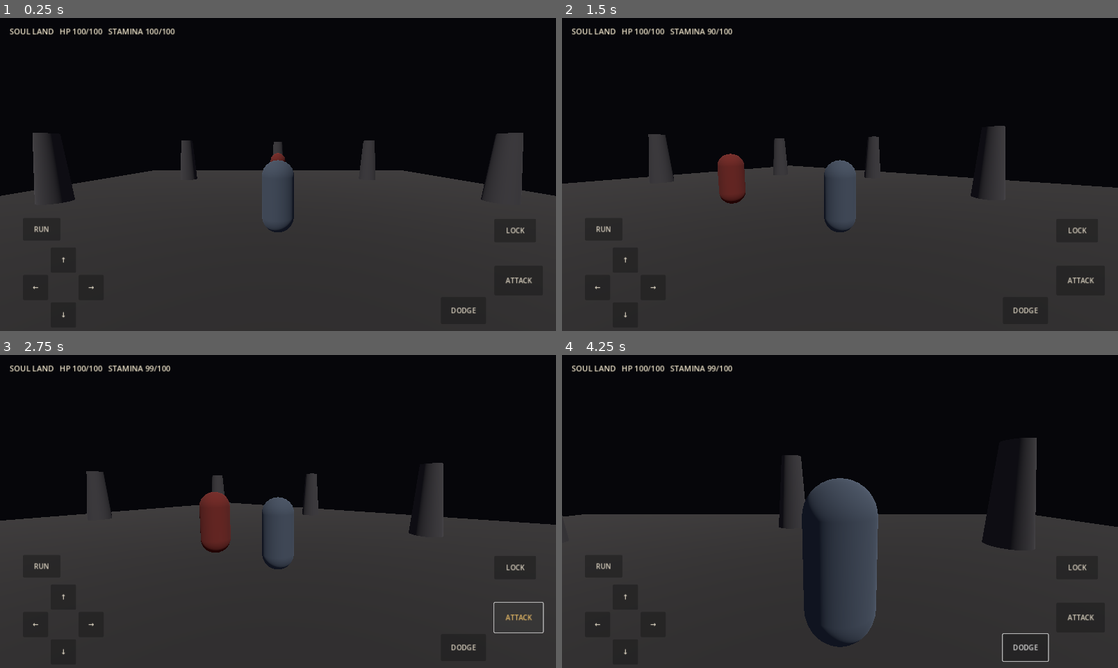
Above: before the commit, frames 1-4 (two rows, left to right).
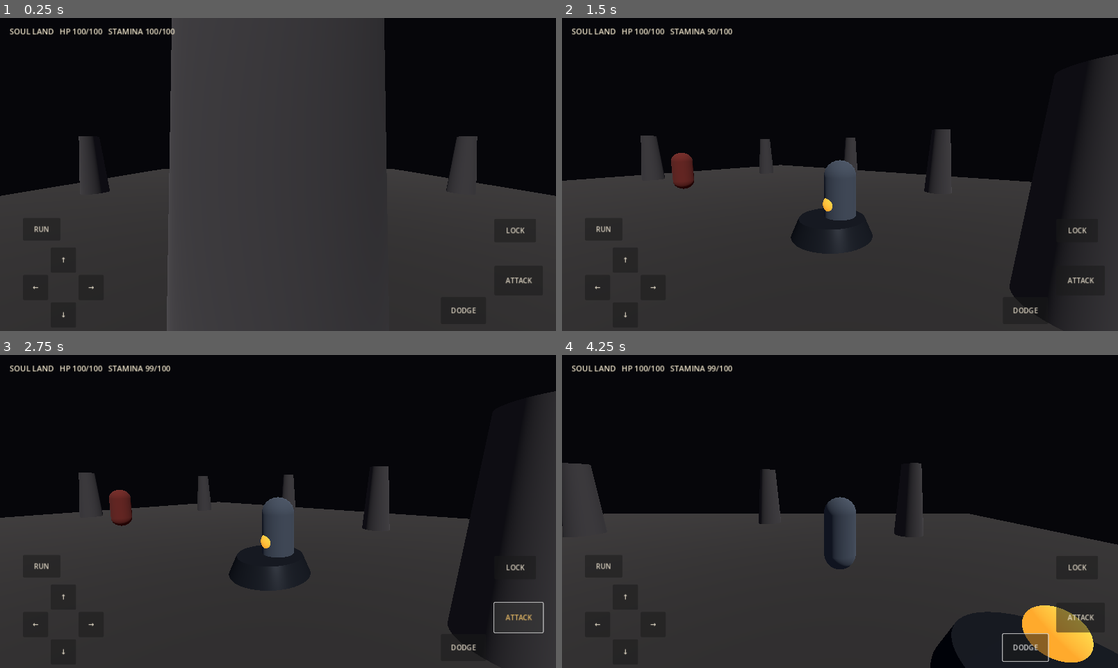
Above: after the commit, the same moments.

Repository: codingscenes2-cyber/SoulLans
Game: Godot game, scene res://scenes/main.tscn
Two runs of this game, one before a commit and one after it. Both use one fixed random seed, a clock stepped at 60 frames per second and the inputs below.
Inputs (mouse positions are in pixels of both pictures, inside the frame that each line leads up to):
- Up to frame 1 (0.25 s): no input
- Up to frame 2 (1.5 s): move the mouse to (962, 158) at 0.52 s; hold D (move_right) 0.53-1.25 s; click (962, 158) at 0.6 s; drag from (728, 190) to (812, 237) at 1.27 s
- Up to frame 3 (2.75 s): click "ATTACK" at 2 s
- Up to frame 4 (4.25 s): click "DODGE" at 2.75 s; move the mouse to (895, 442) at 3.52 s; hold D (move_right) from 3.53 s (still down); tap E (interact) at 3.6 s

The runs differ from the first frame. In frame 1, 22% of the frame differs, in the area x 5-95%, y 0-100%; in frame 2, 10%; in frame 3, 10%; in frame 4, 13%.

Commit message:
Build Sanctuary altar and lost Soul Essence recovery loop

Diff:
--- a/scripts/main.gd
+++ b/scripts/main.gd
@@ -4,30 +4,108 @@
 const ENEMY_SCRIPT = preload("res://scripts/training_enemy.gd")
 const HUD_SCRIPT = preload("res://scripts/mobile_hud.gd")
 
+var player: CharacterBody3D
+var enemy: CharacterBody3D
+var enemy_respawn_timer := 0.0
+var recovery_visual: MeshInstance3D
+
 func _ready() -> void:
     _build_environment()
     _build_arena()
-    var player := CharacterBody3D.new()
+    _build_sanctuary()
+    _build_recovery_marker()
+    player = CharacterBody3D.new()
     player.name = "Player"
     player.set_script(PLAYER_SCRIPT)
     player.add_to_group("player")
     add_child(player)
-    player.global_position = Vector3(0.0, 1.05, 4.0)
-
-    var enemy := CharacterBody3D.new()
-    enemy.name = "TrainingHollow"
-    enemy.set_script(ENEMY_SCRIPT)
-    add_child(enemy)
-    enemy.global_position = Vector3(0.0, 1.0, -4.0)
-    player.set("target", enemy)
+    player.global_position = GameState.get_sanctuary_position()
     GameState.apply_to_player(player)
-    player.stats_changed.connect(GameState.update_player_snapshot)
+    player.connect("stats_changed", GameState.update_player_snapshot)
+    player.connect("died", _on_player_died)
+    _spawn_enemy()
+    GameState.recovery_changed.connect(_update_recovery_marker)
+    _update_recovery_marker(GameState.get_recovery_position(), GameState.get_dropped_essence(), GameState.has_recovery())
 
     var hud := CanvasLayer.new()
     hud.name = "MobileHUD"
     hud.set_script(HUD_SCRIPT)
     add_child(hud)
     hud.set("player", player)
+
+func _process(delta: float) -> void:
+    if not is_instance_valid(enemy):
+        enemy_respawn_timer += delta
+        if enemy_respawn_timer >= 4.0:
+            _spawn_enemy()
+    else:
+        enemy_respawn_timer = 0.0
+
+func _on_player_died() -> void:
+    GameState.register_player_death(player.global_position)
+    player.respawn_at(GameState.get_sanctuary_position())
+
+func _spawn_enemy() -> void:
+    enemy = CharacterBody3D.new()
+    enemy.name = "TrainingHollow"
+    enemy.set_script(ENEMY_SCRIPT)
+    add_child(enemy)
+    enemy.global_position = Vector3(0.0, 1.0, -4.0)
+    player.set("target", enemy)
+    enemy_respawn_timer = 0.0
+
+func _build_sanctuary() -> void:
+    var altar := MeshInstance3D.new()
+    altar.name = "SanctuaryAltar"
+    var base := CylinderMesh.new()
+    base.top_radius = 0.8
+    base.bottom_radius = 1.0
+    base.height = 0.45
+    altar.mesh = base
+    altar.position = GameState.get_sanctuary_position() - Vector3.UP * 0.85
+    var material := StandardMaterial3D.new()
+    material.albedo_color = Color(0.18, 0.2, 0.24)
+    material.metallic = 0.65
+    material.roughness = 0.3
+    altar.material_override = material
+    add_child(altar)
+
+    var flame := MeshInstance3D.new()
+    var orb := SphereMesh.new()
+    orb.radius = 0.22
+    orb.height = 0.44
+    flame.mesh = orb
+    flame.position = altar.position + Vector3.UP * 0.55
+    var glow := StandardMaterial3D.new()
+    glow.albedo_color = Color(0.9, 0.58, 0.2)
+    glow.emission_enabled = true
+    glow.emission = Color(0.9, 0.32, 0.08)
+    glow.emission_energy_multiplier = 2.0
+    flame.material_override = glow
+    add_child(flame)
+
+func _build_recovery_marker() -> void:
+    recovery_visual = MeshInstance3D.new()
+    recovery_visual.name = "LostSoulEssence"
+    var orb := SphereMesh.new()
+    orb.radius = 0.32
+    orb.height = 0.64
+    recovery_visual.mesh = orb
+    var material := StandardMaterial3D.new()
+    material.albedo_color = Color(0.35, 0.75, 1.0)
+    material.emission_enabled = true
+    material.emission = Color(0.1, 0.5, 1.0)
+    material.emission_energy_multiplier = 2.5
+    recovery_visual.material_override = material
+    add_child(recovery_visual)
+    recovery_visual.visible = false
+
+func _update_recovery_marker(position: Vector3, _essence: int, active: bool) -> void:
+    if not is_instance_valid(recovery_visual):
+        return
+    recovery_visual.visible = active
+    if active:
+        recovery_visual.global_position = position + Vector3.UP * 0.5
 
 func _build_environment() -> void:
     var world := WorldEnvironment.new()
